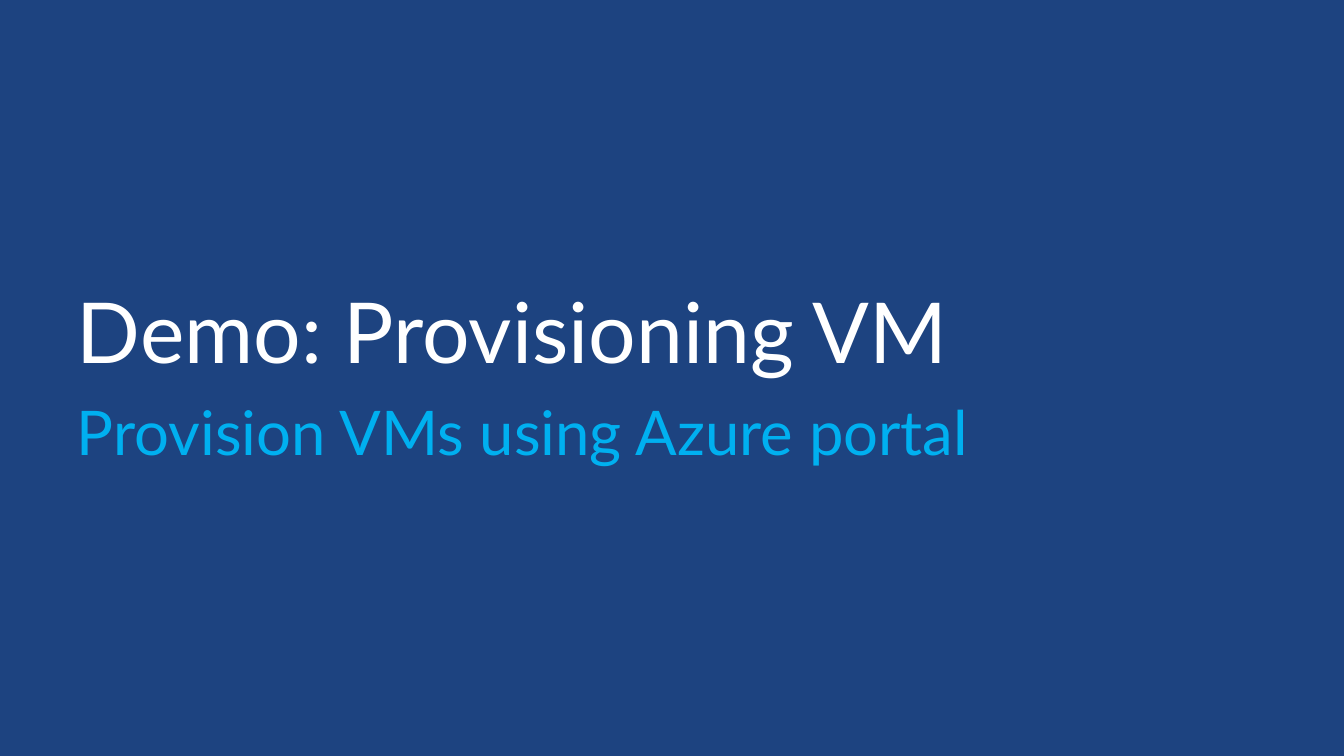
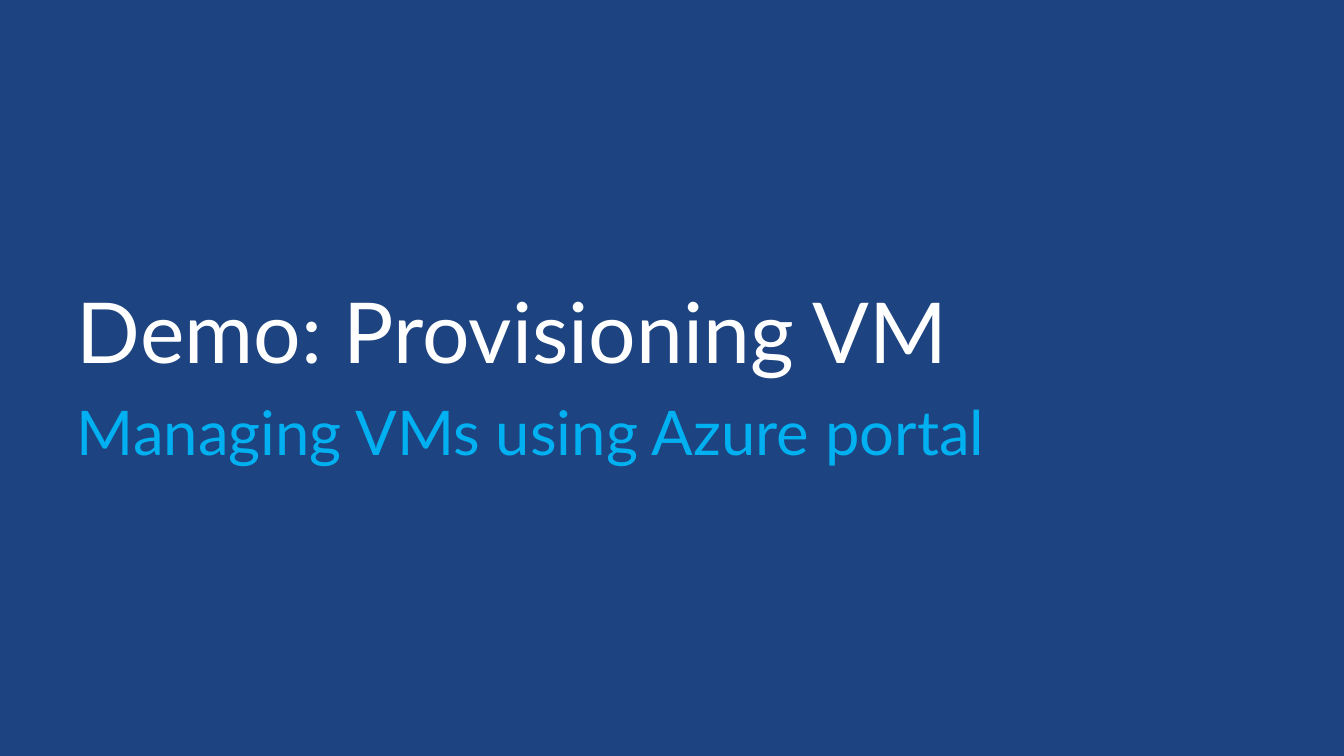
Before and after one commit to sack212/BasicAzureCamp, a slide deck: slide 11 of IaaS/IaaS.pptx (slide 10 before the commit). Drawn at 1344x756 pixels with LibreOffice and Linux fonts; fonts in the diff are those of the drawing; background and template pictures are left out. Boxes give left, top, right and bottom in pixels: in the first picture for what was removed or moved away, otherwise in the second. Text is boxed around its words. In the diff, an @@ line names an element or a change of style, - is before the commit and + after.

```diff
--- a/IaaS/IaaS.pptx
+++ b/IaaS/IaaS.pptx
@@ subtitle at box(77, 410, 984, 466): text changed @@
-Provision VMs using Azure portal
+Managing VMs using Azure portal
```
Also in this commit, not shown: 8 other slides changed, 21 slides added, 3 slides removed, 22 other files.
